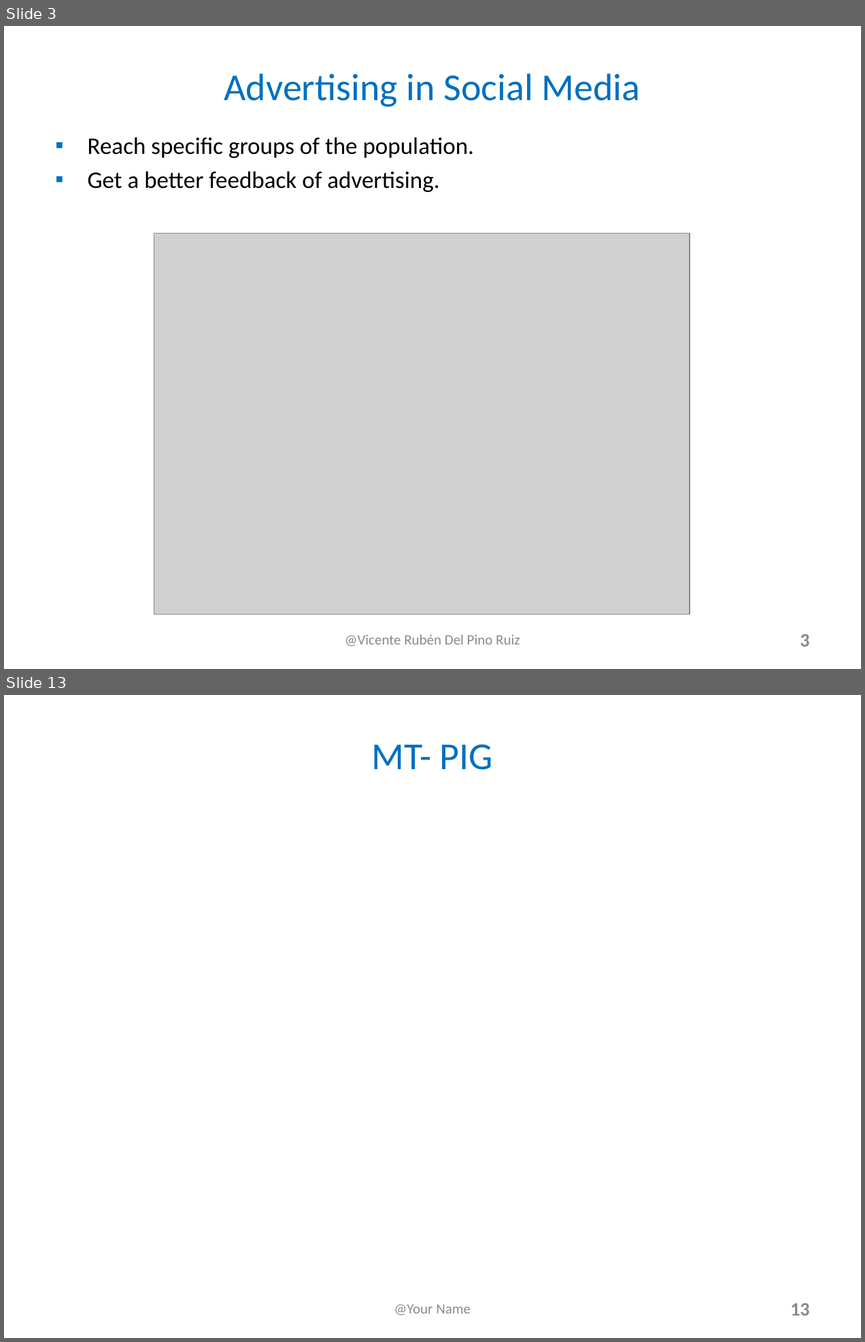
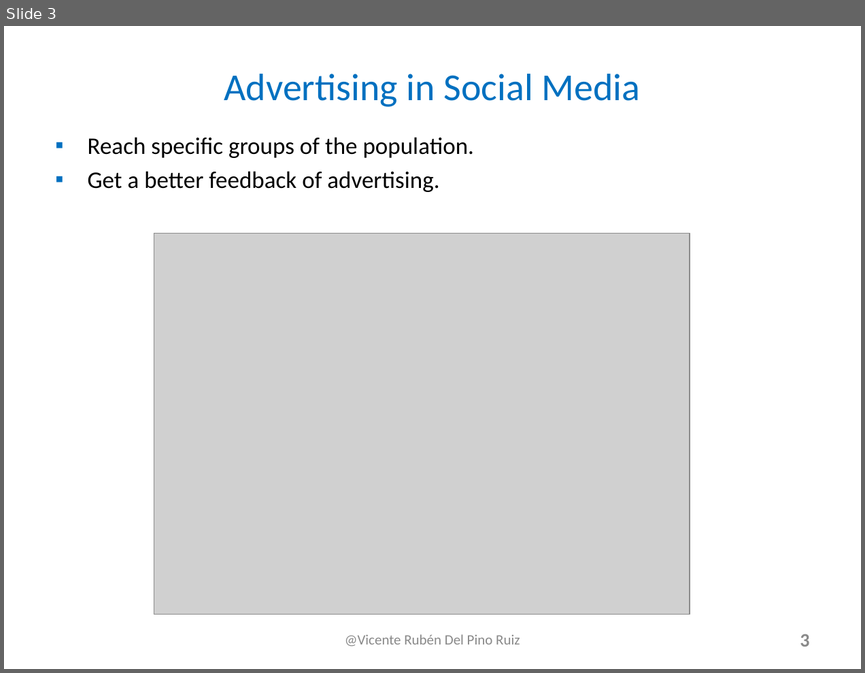
Before and after one commit to MovieTrender/Documentation, a slide deck: Big Data Case Study in Social Media.ppt. Shown one above the other, each under a label of ours: slides 3 and 13 before the commit, slide 3 after it; the slides between them are not shown. The pictures are 865x1342 and 865x673 pixels, drawn with LibreOffice and Linux fonts; fonts in the diff are those of the drawing; grey boxes stand for pictures. Boxes give left, top, right and bottom in pixels: in the first picture for what was removed or moved away, otherwise in the second. Text is boxed around its words. In the diff, an @@ line names an element or a change of style, - is before the commit and + after.

```diff
--- a/Big Data Case Study in Social Media.ppt
+++ b/Big Data Case Study in Social Media.ppt
@@ slide 13 removed at (4,695,861,1338), background #FFFFFF @@
@@ title removed at (371,744,493,770) @@
-MT- PIG
@@ text removed at (394,1304,470,1315) @@
-@Your Name
@@ page number removed at (790,1303,809,1315) @@
-13
```
Also in this commit, not shown: 10 slides changed, 3 slides added, 2 other slides removed, 1 other file.
